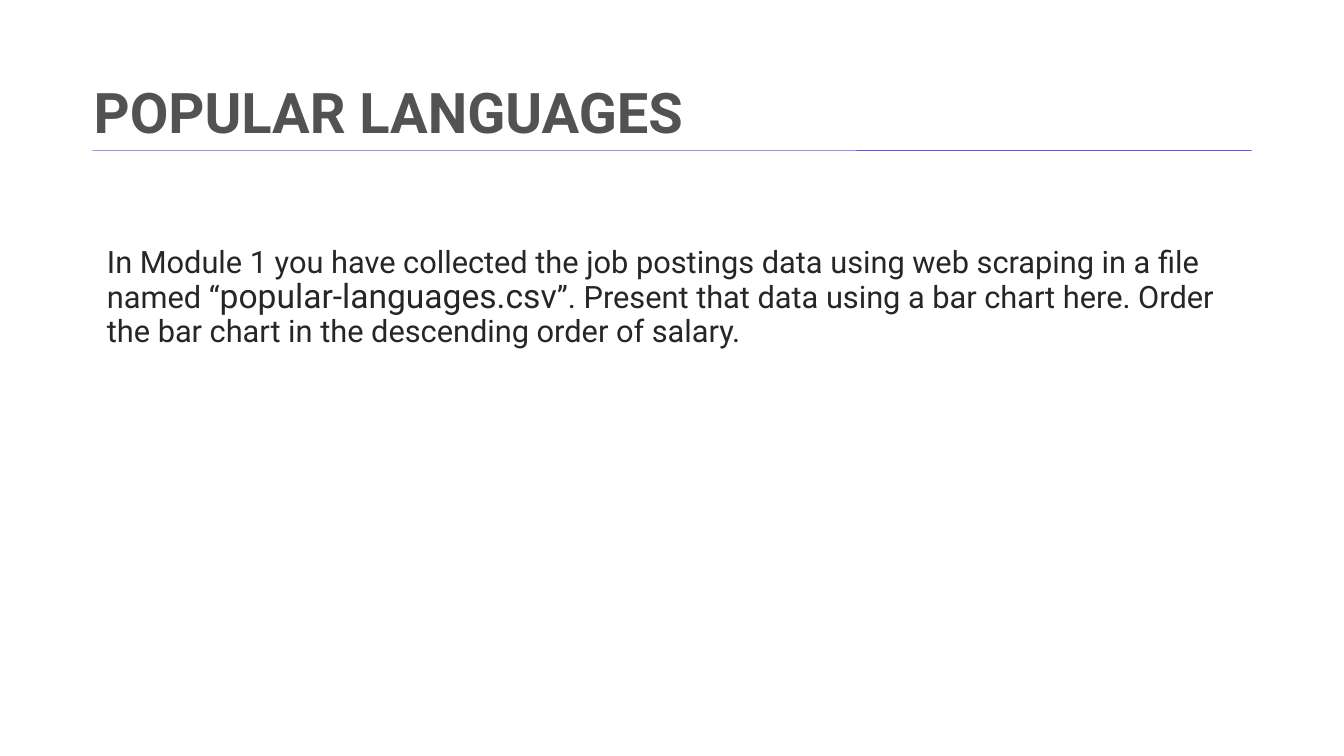
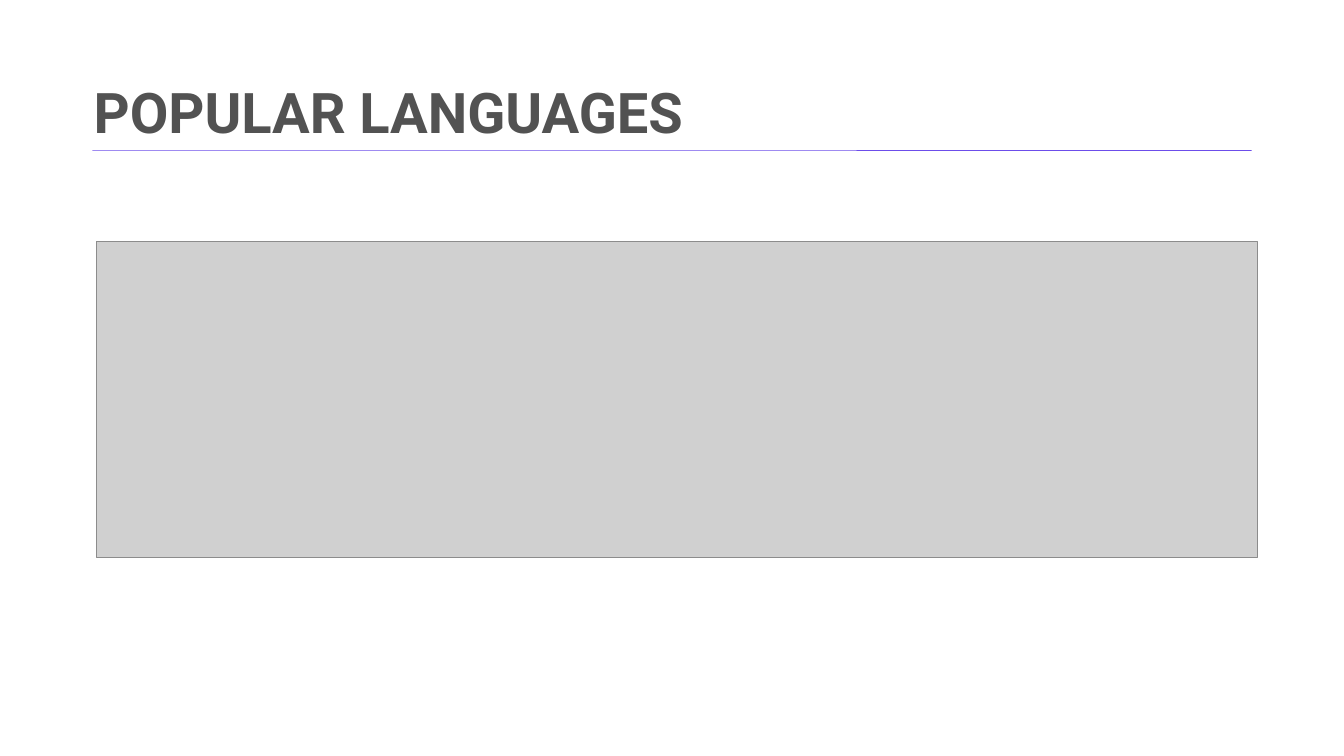
Before and after one commit to adriant25/ibm-data-analyst-capstone, a slide deck: slide 8 of capstone-project/capstone_v3.pptx. Drawn at 1344x756 pixels with LibreOffice and Linux fonts; fonts in the diff are those of the drawing; grey boxes stand for pictures; background and template pictures are left out. Boxes give left, top, right and bottom in pixels: in the first picture for what was removed or moved away, otherwise in the second. Text is boxed around its words. In the diff, an @@ line names an element or a change of style, - is before the commit and + after.

```diff
--- a/capstone-project/capstone_v3.pptx
+++ b/capstone-project/capstone_v3.pptx
@@ picture added at box(97, 242, 1257, 558) @@
@@ text removed at box(107, 249, 1213, 349) @@
-In Module 1 you have collected the job postings data using web scraping in a file named “popular-languages.csv”. Present that data using a bar chart here. Order the bar chart in the descending order of salary.
```
Also in this commit, not shown: 5 other slides changed, 7 other files.
